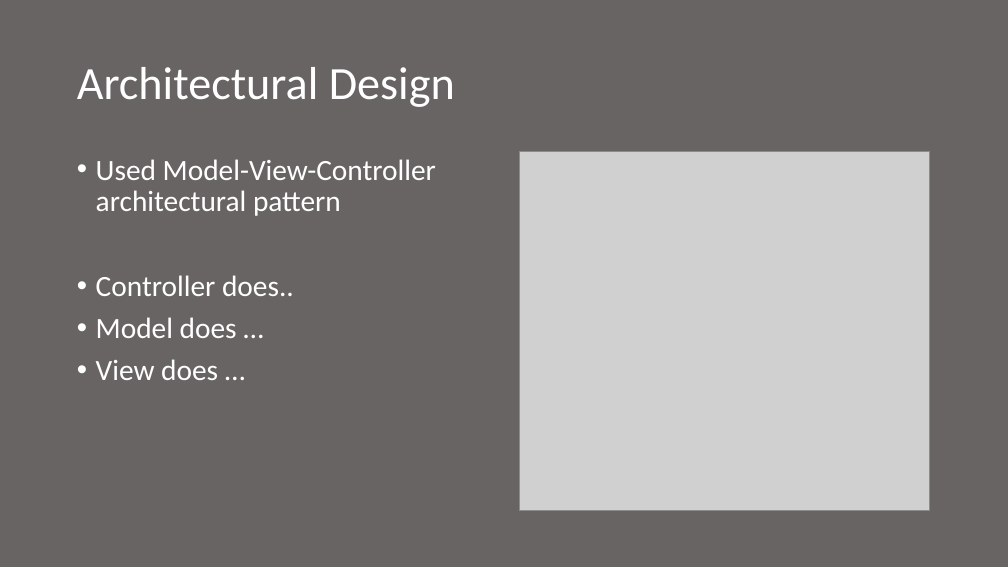
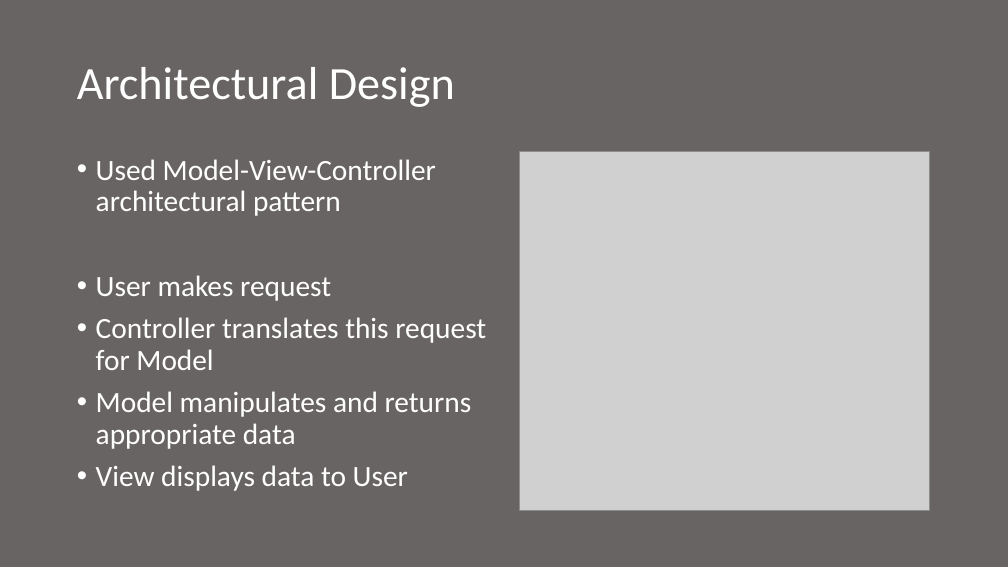
Before and after one commit to boltu11/DashForCash, a slide deck: slide 12 of Presentation.pptx (slide 14 before the commit). Drawn at 1008x567 pixels with LibreOffice and Linux fonts; fonts in the diff are those of the drawing; grey boxes stand for pictures. Boxes give left, top, right and bottom in pixels: in the first picture for what was removed or moved away, otherwise in the second. Text is boxed around its words. In the diff, an @@ line names an element or a change of style, - is before the commit and + after.

```diff
--- a/Presentation.pptx
+++ b/Presentation.pptx
@@ text at bbox=[96, 275, 486, 491]: text changed @@
-• Controller does..
-• Model does …
-• View does …
+• User makes request
+• Controller translates this request for Model
+• Model manipulates and returns appropriate data
+• View displays data to User
```
Also in this commit, not shown: 5 other slides changed, 6 slides added, 3 slides removed.
